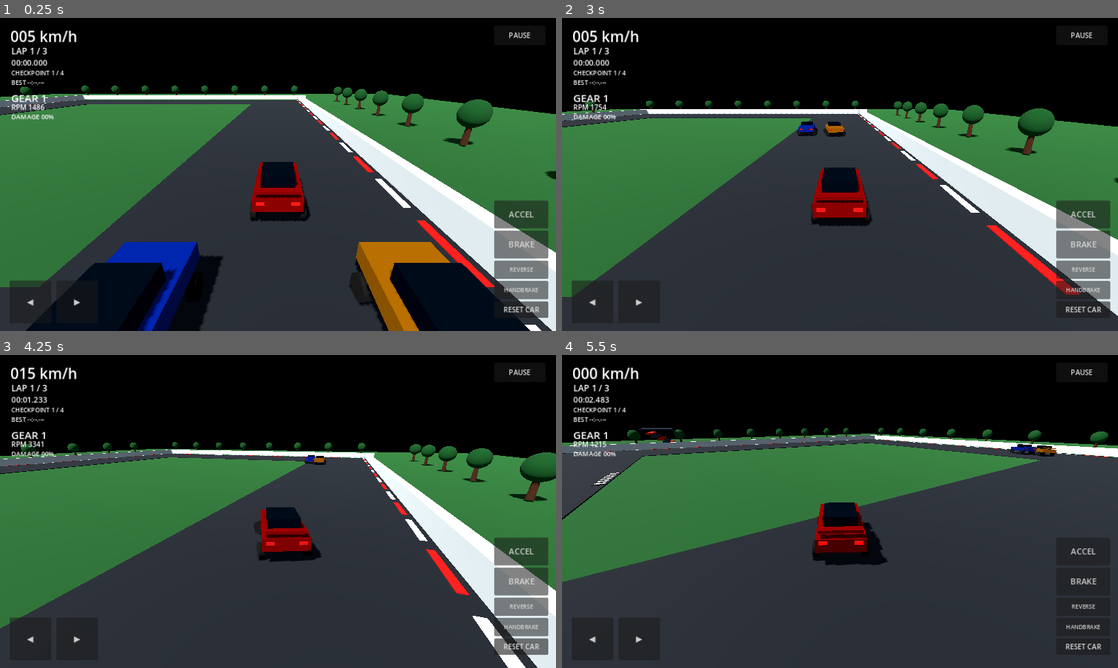
Above: before the commit, frames 1-4 (two rows, left to right).
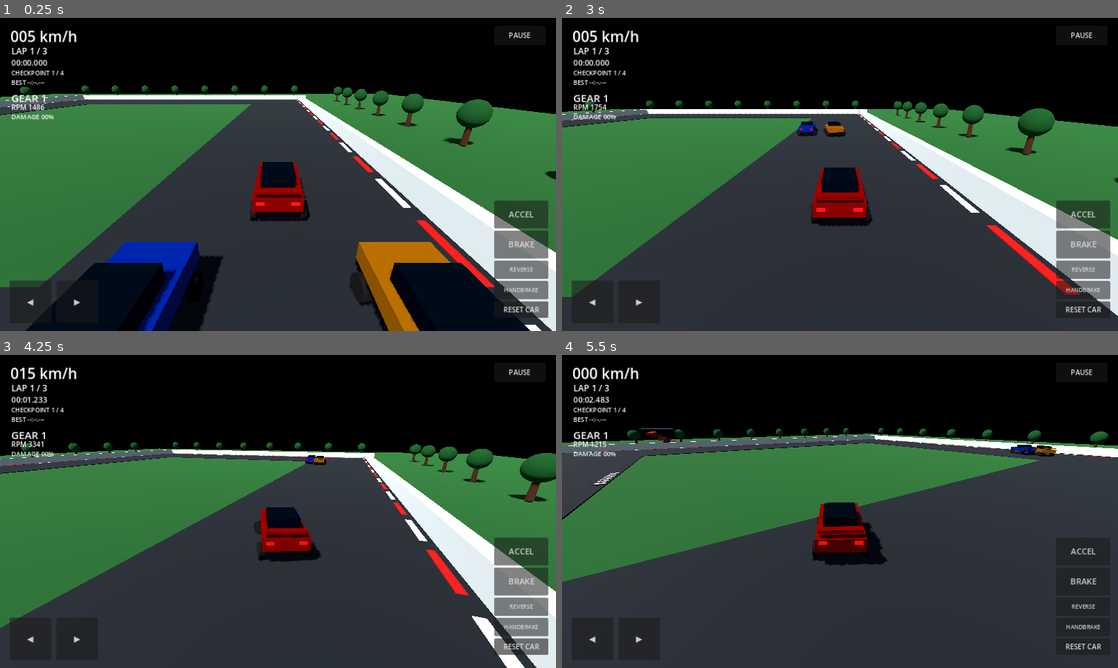
Above: after the commit, the same moments.

Repository: mojiolatunji34-cpu/Apex-
Game: Godot game, scene res://scenes/main.tscn
The game is run twice, just before and just after one commit, with the same random seed, the same clock (stepped at 60 frames per second) and the same inputs.
Inputs:
- Up to frame 1 (0.25 s): no input
- Up to frame 2 (3 s): hold D (steer_right) 0.53-1.28 s; hold Space (brake) 1.28-2.03 s; hold D (steer_right) 2.03-2.78 s; hold W (accelerate) from 2.78 s (still down)
- Up to frame 3 (4.25 s): release W (accelerate) at 3.53 s; hold A (steer_left) from 3.53 s (still down)
- Up to frame 4 (5.5 s): release A (steer_left) at 5.03 s; hold Space (brake) from 5.03 s (still down)

The runs differ from the first frame. In frame 1, less than 0.1% of the frame differs, in the area x 0-100%, y 21-99%; in frame 2, less than 0.1%; in frame 3, 0.9%, in the area x 0-100%, y 27-100%; in frame 4, 0.3%.

Commit message:
Add subtle speed and corner-responsive chase camera motion

Diff:
--- a/scripts/chase_camera.gd
+++ b/scripts/chase_camera.gd
@@ -6,6 +6,8 @@
 @export var look_height: float = 1.0
 
 var target: Node3D
+var motion_phase: float = 0.0
+var camera_roll: float = 0.0
 
 func _ready() -> void:
 	current = true
@@ -21,8 +23,12 @@
 	var car := target as ApexCar
 	var speed_kmh := 0.0
 	var look_ahead := Vector3.ZERO
+	var speed_factor := 0.0
+	var steer_factor := 0.0
 	if car != null:
 		speed_kmh = car.get_speed_kmh()
+		speed_factor = clampf(speed_kmh / 180.0, 0.0, 1.0)
+		steer_factor = car.smoothed_steer
 		look_ahead = car.linear_velocity * 0.12
 
 	# Keep the chase camera from clipping through nearby barriers or scenery.
@@ -37,6 +43,14 @@
 	if not obstruction.is_empty():
 		desired = obstruction.position + obstruction.normal * 0.35
 
+	# A restrained speed-linked camera motion adds feedback without making mobile play uncomfortable.
+	motion_phase = fposmod(motion_phase + delta * lerpf(0.0, 10.5, speed_factor), TAU)
+	var road_motion := sin(motion_phase) * 0.022 * speed_factor
+	var corner_offset := -steer_factor * speed_factor * 0.10
+	desired += Vector3.UP * road_motion + target.global_transform.basis.x * corner_offset
 	global_position = global_position.lerp(desired, clampf(delta * position_smoothing, 0.0, 1.0))
-	fov = lerpf(fov, 72.0 + clampf(speed_kmh / 210.0, 0.0, 1.0) * 8.0, delta * 2.0)
+	fov = lerpf(fov, 72.0 + speed_factor * 8.0, delta * 2.0)
 	look_at(target.global_position + Vector3.UP * look_height + look_ahead, Vector3.UP)
+	var target_roll := -steer_factor * speed_factor * 0.022
+	camera_roll = lerpf(camera_roll, target_roll, clampf(delta * 3.5, 0.0, 1.0))
+	rotation.z = camera_roll
